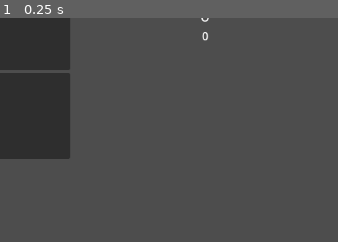
Above: before the commit, frame 1.
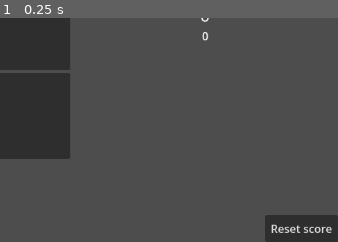
Above: after the commit, the same moment.

Repository: Ydrasil/tic-tac-toe
Game: Godot game, scene res://scenes/main.tscn
The game is run twice, just before and just after one commit, with the same random seed, the same clock (stepped at 60 frames per second) and the same inputs.
Inputs:
- Up to frame 1 (0.25 s): no input
The pictures show only the part of the screen within x 50-100%, y 50-100%; the shares and areas given below are measured in that part.

The runs differ from the first frame. In frame 1, 2.4% of the frame differs, in the area x 78-100%, y 87-100%.

Commit message:
feat(score): add button to reset score

Diff:
--- a/events.gd
+++ b/events.gd
@@ -5,3 +5,4 @@
 signal finished(player: GameState.Player);
 signal current_player(player: GameState.Player);
 signal score_changed(player: GameState.Player, score: int);
+signal reset_score();
--- a/game_session.gd
+++ b/game_session.gd
@@ -10,6 +10,7 @@
 	new_game();
 	Events.cell_pressed.connect(cell_pressed);
 	Events.finished.connect(save);
+	Events.reset_score.connect(reset_score);
 
 func current_player():
 	return state.current_player;
@@ -21,5 +22,9 @@
 	state.init();
 	Events.new_game.emit();
 
-func save(player):
+func save(_player):
 	ResourceSaver.save(state, 'user://GameState.tres');
+
+func reset_score():
+	state.reset_score();
+	save(GameState.Player.NONE)
--- a/game_state.gd
+++ b/game_state.gd
@@ -87,3 +87,9 @@
 		[Player.NONE, Player.NONE, Player.NONE],
 		[Player.NONE, Player.NONE, Player.NONE]
 	]
+
+func reset_score():
+	_score_X = 0;
+	Events.score_changed.emit(Player.X, score_X)
+	_score_O = 0;
+	Events.score_changed.emit(Player.O, score_O)
--- a/scenes/main.tscn
+++ b/scenes/main.tscn
@@ -5,6 +5,7 @@
 [ext_resource type="PackedScene" uid="uid://2ev4p74kx1de" path="res://scenes/end_screen/end_screen.tscn" id="2_jyhfs"]
 [ext_resource type="PackedScene" uid="uid://bfvcavregw06b" path="res://scenes/current_player/current_player.tscn" id="4_jyhfs"]
 [ext_resource type="PackedScene" uid="uid://b7trof7vu30xa" path="res://scenes/score/score.tscn" id="5_tbgi4"]
+[ext_resource type="PackedScene" uid="uid://cmpwt8w53wyuc" path="res://scenes/reset_score/reset_score.tscn" id="6_tefeu"]
 
 [node name="Main" type="Control" unique_id=1521004133]
 layout_mode = 3
@@ -52,7 +53,13 @@
 size_flags_vertical = 4
 player = 2
 
-[node name="CanvasLayer" type="CanvasLayer" parent="." unique_id=1368947281]
+[node name="EndScreenLayer" type="CanvasLayer" parent="." unique_id=1368947281]
 
-[node name="EndScreen" parent="CanvasLayer" unique_id=754463637 instance=ExtResource("2_jyhfs")]
+[node name="EndScreen" parent="EndScreenLayer" unique_id=754463637 instance=ExtResource("2_jyhfs")]
 visible = false
+
+[node name="ResetScoreLayer" type="CanvasLayer" parent="." unique_id=1867175960]
+
+[node name="ResetScore" parent="ResetScoreLayer" unique_id=1130237084 instance=ExtResource("6_tefeu")]
+offset_left = -105.0
+offset_top = -39.0
--- /dev/null
+++ b/scenes/reset_score/reset_score.gd
@@ -0,0 +1,4 @@
+extends Button
+
+func _on_pressed() -> void:
+	Events.reset_score.emit();
--- /dev/null
+++ b/scenes/reset_score/reset_score.tscn
@@ -0,0 +1,19 @@
+[gd_scene format=3 uid="uid://cmpwt8w53wyuc"]
+
+[ext_resource type="Script" uid="uid://b4pdm38deovl8" path="res://scenes/reset_score/reset_score.gd" id="1_mxib8"]
+
+[node name="ResetScore" type="Button" unique_id=1130237084]
+anchors_preset = 3
+anchor_left = 1.0
+anchor_top = 1.0
+anchor_right = 1.0
+anchor_bottom = 1.0
+offset_left = -97.0
+offset_top = -31.0
+grow_horizontal = 0
+grow_vertical = 0
+size_flags_vertical = 8
+text = "Reset score"
+script = ExtResource("1_mxib8")
+
+[connection signal="pressed" from="." to="." method="_on_pressed"]
Not shown, added: scenes/reset_score/reset_score.gd.uid
